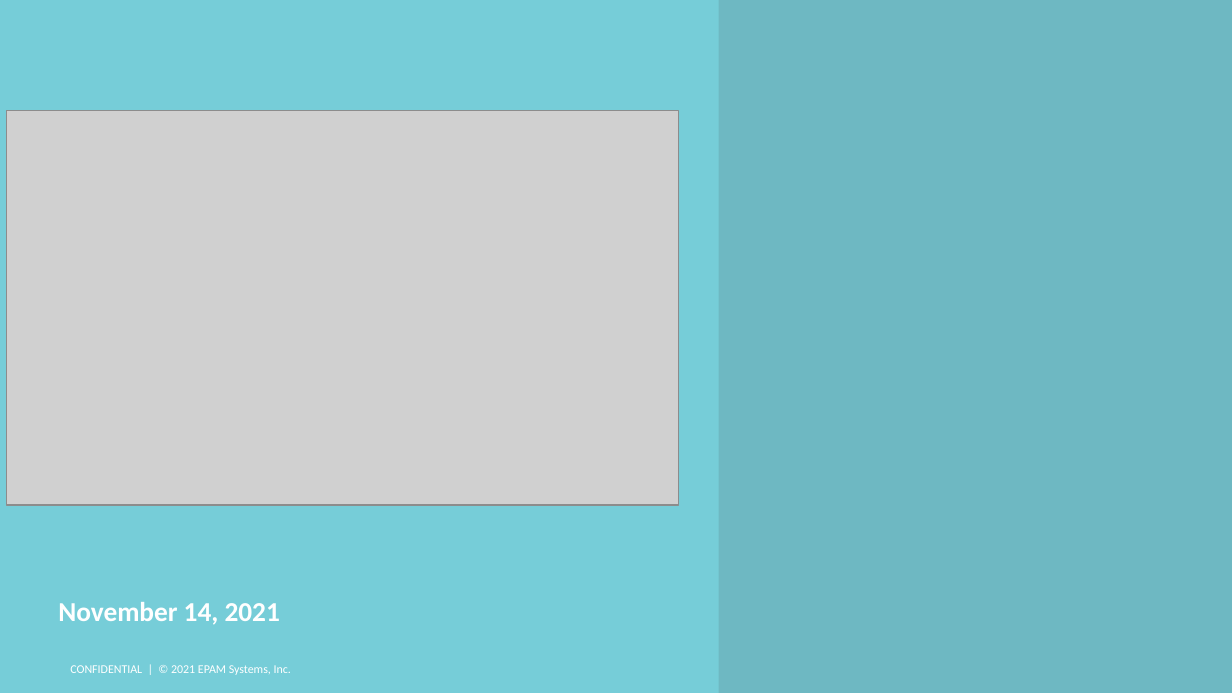
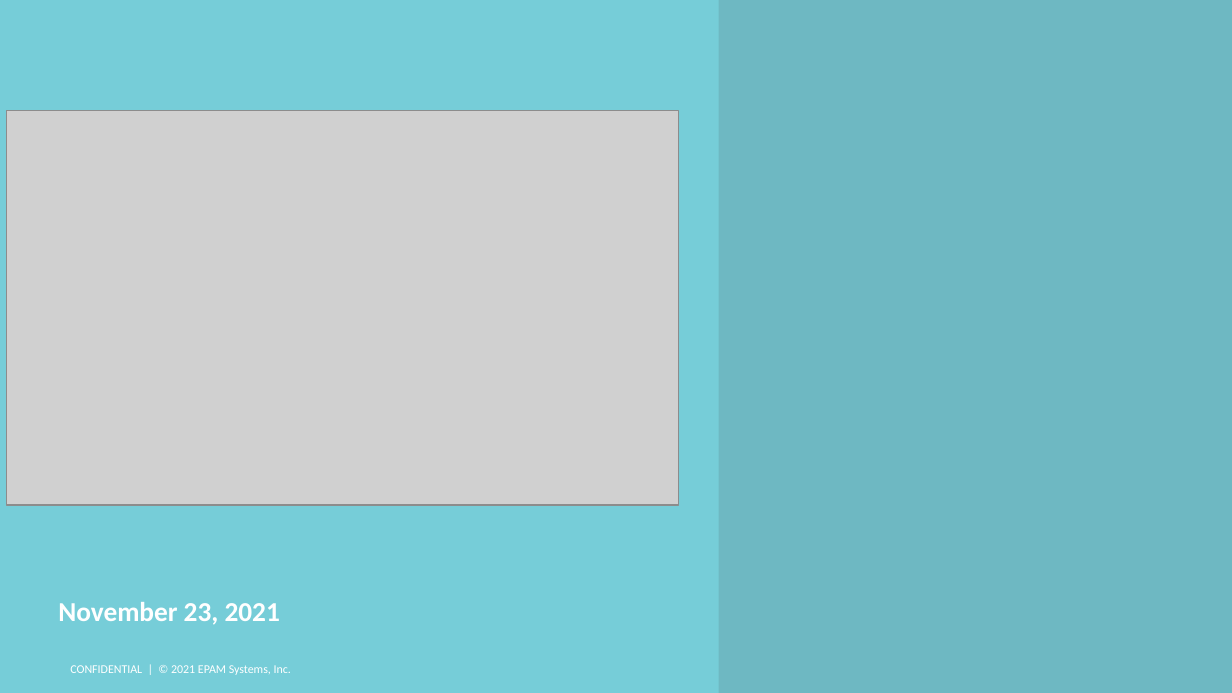
Before and after one commit to AndreyQC/MSBI.Lab, a slide deck: slide 1 of MSSQL.E03/MSSQL.E03.pptx. Drawn at 1232x693 pixels with LibreOffice and Linux fonts; fonts in the diff are those of the drawing; grey boxes stand for pictures; background and template pictures are left out. Boxes give left, top, right and bottom in pixels: in the first picture for what was removed or moved away, otherwise in the second. Text is boxed around its words. In the diff, an @@ line names an element or a change of style, - is before the commit and + after.

```diff
--- a/MSSQL.E03/MSSQL.E03.pptx
+++ b/MSSQL.E03/MSSQL.E03.pptx
@@ text at (58, 602, 280, 625): text changed @@
-November 14, 2021
+November 23, 2021
```
Also in this commit, not shown: 1 other slide changed, 9 other files.
